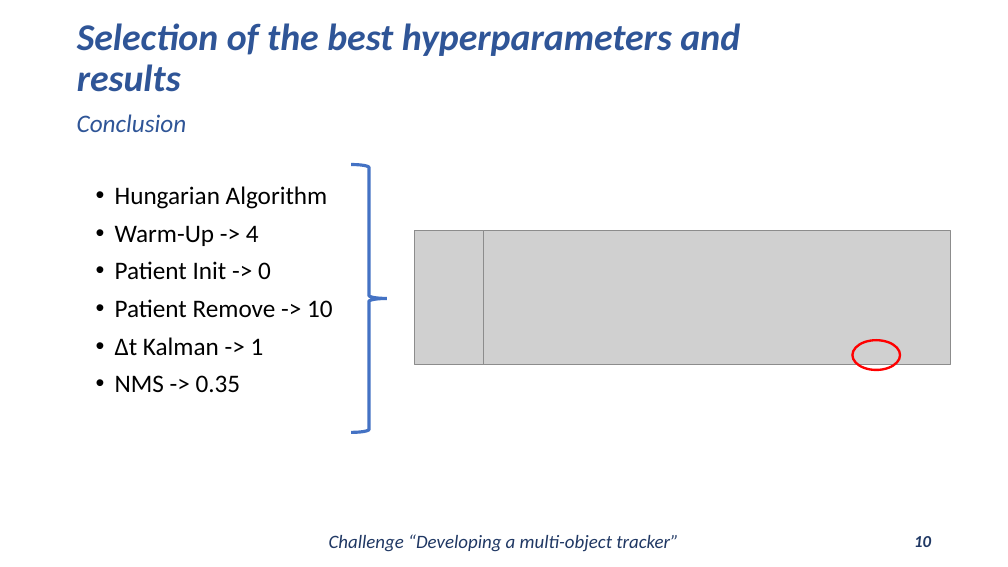
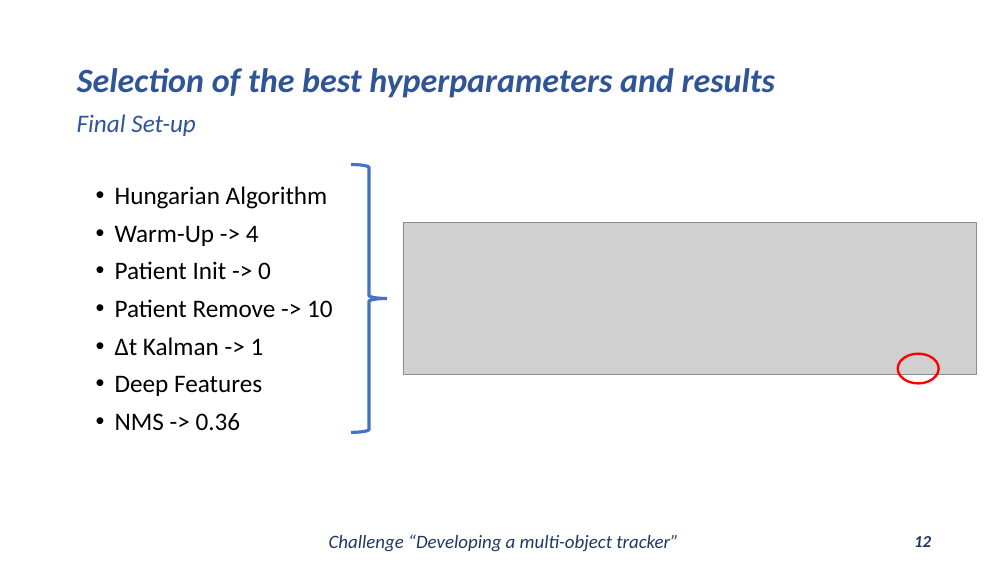
Before and after one commit to Javimh18/DL4VSP, a slide deck: slide 12 of dlvsp_challenge_material/challenge.pptx (slide 10 before the commit). Drawn at 1008x567 pixels with LibreOffice and Linux fonts; fonts in the diff are those of the drawing; grey boxes stand for pictures. Boxes give left, top, right and bottom in pixels: in the first picture for what was removed or moved away, otherwise in the second. Text is boxed around its words. In the diff, an @@ line names an element or a change of style, - is before the commit and + after.

```diff
--- a/dlvsp_challenge_material/challenge.pptx
+++ b/dlvsp_challenge_material/challenge.pptx
@@ title "Selection of the best hyperparameters ..." at [77,68,776,98]: size 36 to 32.4 pt @@
@@ text at [77,114,196,136]: text changed @@
-Conclusion
+Final Set-up
@@ picture: place and size @@
-picture at [484,231,951,364]
+picture at [403,222,977,375]
@@ picture removed at [414,231,484,364] @@
@@ ellipse: place and size @@
-ellipse at [853,340,901,370]
+ellipse at [898,354,939,383]
@@ subtitle at [115,375,262,431]: text changed @@
-• NMS -> 0.35
+• Deep Features
+• NMS -> 0.36
@@ page number at [914,536,931,547]: text changed @@
-10
+12
```
Also in this commit, not shown: 10 other slides changed, 4 slides added.
